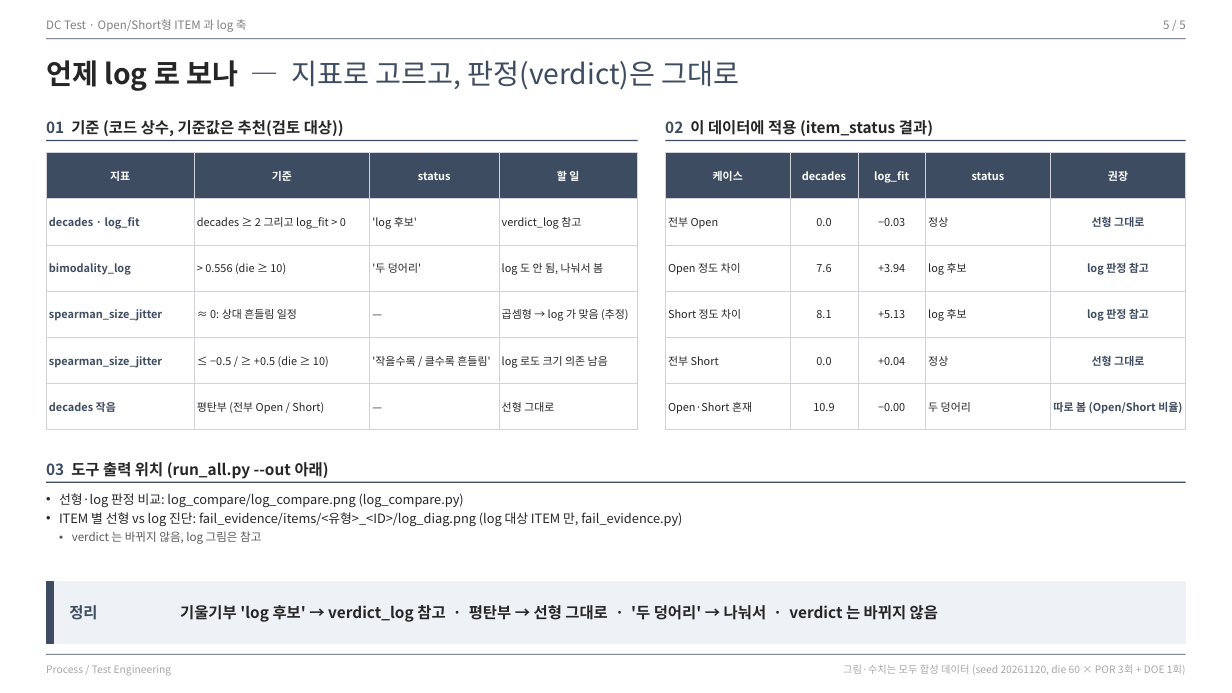
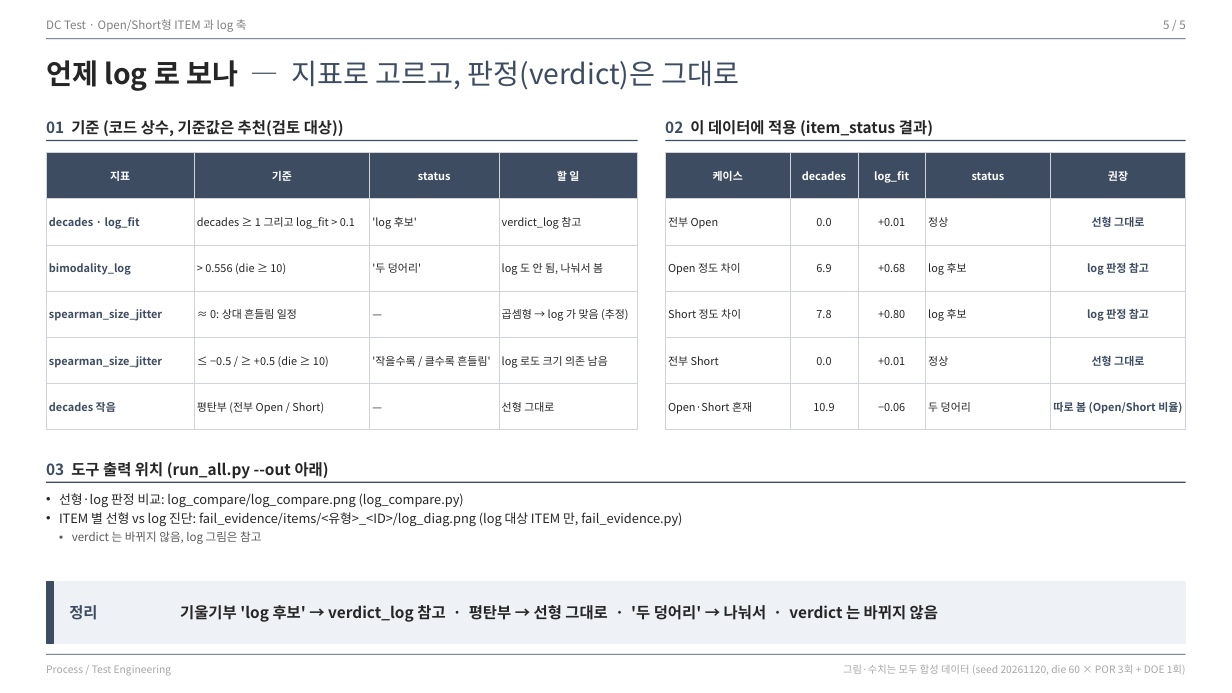
Before and after one commit to pineskyeo/dc-infra-compare, a slide deck: slide 5 of docs/slides/dc-openshort-log.pptx. Drawn at 1232x693 pixels with LibreOffice and Linux fonts; fonts in the diff are those of the drawing. Boxes give left, top, right and bottom in pixels: in the first picture for what was removed or moved away, otherwise in the second. Text is boxed around its words. In the diff, an @@ line names an element or a change of style, - is before the commit and + after.

Commit message:
WO-Z3 슬라이드: log 후보 기준 'decades ≥ 1 그리고 log_fit > 0.1' 로 재생성
- charts.py thresholds 에 log_fit_min, deck.js:247 기준 문구가 T.log_fit_min 을 씀
- build.sh 로 numbers.json·pptx·jpg 재생성(바뀐 jpg: slide 03, 05). 케이스 status·권장은 그대로

Call-Id: d628f2f7-970f-4111-a6a9-286ede446ebc
T4-Patch-Sha: 44922233aaeb

```diff
--- a/docs/slides/dc-openshort-log.pptx
+++ b/docs/slides/dc-openshort-log.pptx
@@ table at [46,152,638,418] @@
-row 2, column 2: decades ≥ 2 그리고 log_fit > 0
+row 2, column 2: decades ≥ 1 그리고 log_fit > 0.1
@@ table at [665,152,1185,419] @@
-row 2, column 3: −0.03
+row 2, column 3: +0.01
-row 3, column 2: 7.6
+row 3, column 2: 6.9
-row 3, column 3: +3.94
+row 3, column 3: +0.68
-row 4, column 2: 8.1
+row 4, column 2: 7.8
-row 4, column 3: +5.13
+row 4, column 3: +0.80
-row 5, column 3: +0.04
+row 5, column 3: +0.01
-row 6, column 3: −0.00
+row 6, column 3: −0.06
```
Also in this commit, not shown: 1 other slide changed, 5 other files.
